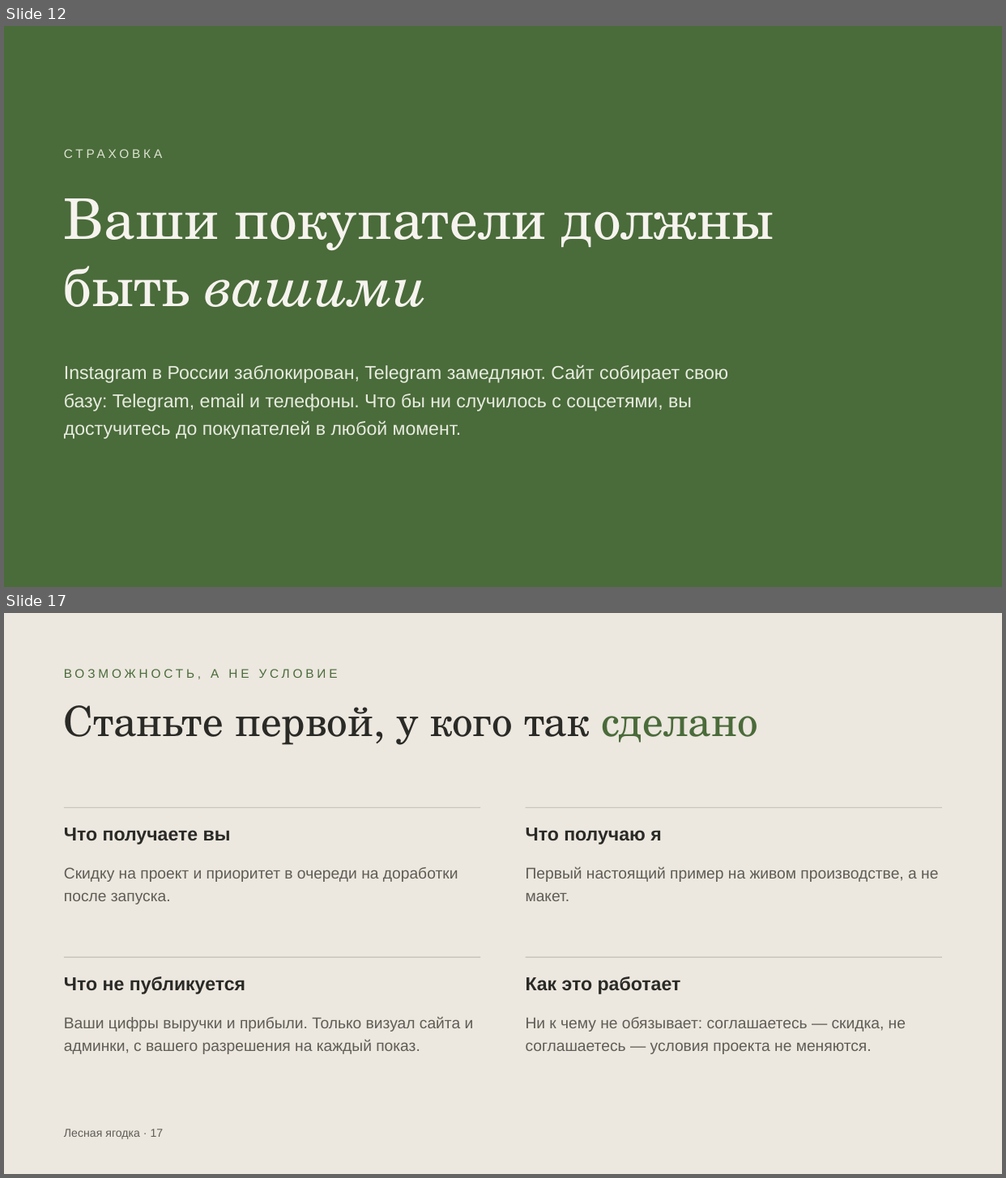
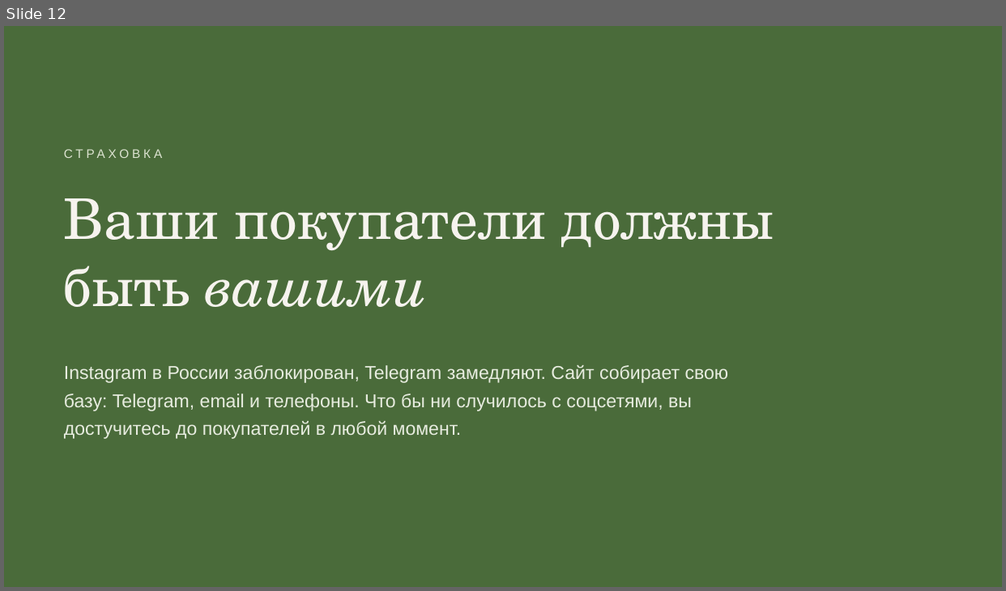
Before and after one commit to ellischment/svoya_ferma, a slide deck: docs/preview/lesnaya-yagodka-predlozhenie.pptx. Shown one above the other, each under a label of ours: slides 12 and 17 before the commit, slide 12 after it; the slides between them are not shown. The pictures are 1006x1178 and 1006x591 pixels, drawn with LibreOffice and Linux fonts; fonts in the diff are those of the drawing. Boxes give left, top, right and bottom in pixels: in the first picture for what was removed or moved away, otherwise in the second. Text is boxed around its words. In the diff, an @@ line names an element or a change of style, - is before the commit and + after.

```diff
--- a/docs/preview/lesnaya-yagodka-predlozhenie.pptx
+++ b/docs/preview/lesnaya-yagodka-predlozhenie.pptx
@@ slide 17 removed at [4,613,1002,1174], background #ECE7DF @@
@@ text removed at [64,669,338,679] @@
-ВОЗМОЖНОСТЬ, А НЕ УСЛОВИЕ
@@ text removed at [64,705,758,745] @@
-Станьте первой, у кого так сделано
@@ line removed from (64, 807) to (481, 807) @@
@@ text removed at [64,828,231,845] @@
-Что получаете вы
@@ line removed from (525, 807) to (942, 807) @@
@@ text removed at [526,828,661,845] @@
-Что получаю я
@@ text removed at [64,867,458,905] @@
-Скидку на проект и приоритет в очереди на доработки после запуска.
@@ text removed at [526,867,938,901] @@
-Первый настоящий пример на живом производстве, а не макет.
@@ line removed from (64, 957) to (481, 957) @@
@@ text removed at [64,977,245,995] @@
-Что не публикуется
@@ line removed from (525, 957) to (942, 957) @@
@@ text removed at [526,977,681,995] @@
-Как это работает
@@ text removed at [64,1016,474,1054] @@
-Ваши цифры выручки и прибыли. Только визуал сайта и админки, с вашего разрешения на каждый показ.
@@ text removed at [526,1017,906,1054] @@
-Ни к чему не обязывает: соглашаетесь — скидка, не соглашаетесь — условия проекта не меняются.
@@ text removed at [64,1129,164,1139] @@
-Лесная ягодка · 17
```
Also in this commit, not shown: 6 slides changed, 2 other slides removed.
